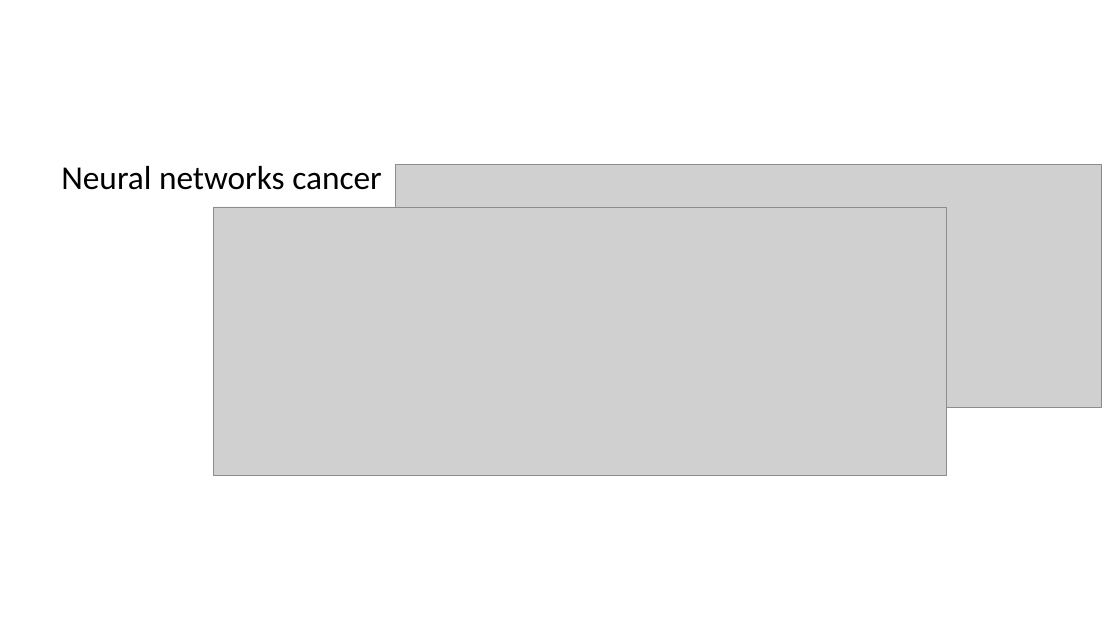
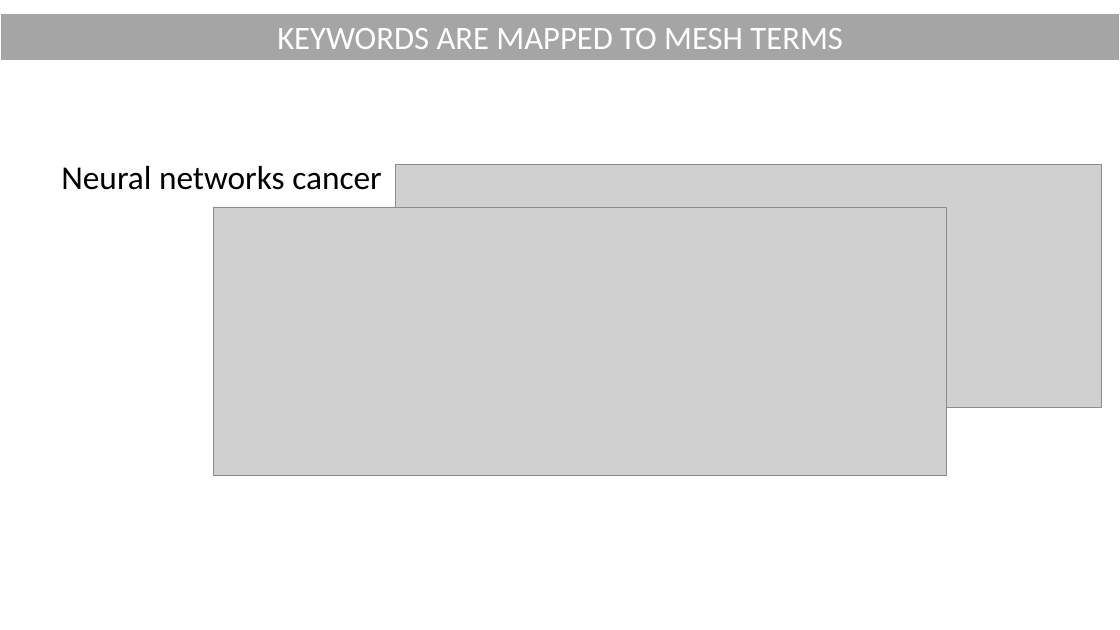
Before and after one commit to ggonzalezp/pubmedkg_recommender, a slide deck: slide 3 of presentation_pubmedkg.pptx. Drawn at 1120x630 pixels with LibreOffice and Linux fonts; fonts in the diff are those of the drawing; grey boxes stand for pictures. Boxes give left, top, right and bottom in pixels: in the first picture for what was removed or moved away, otherwise in the second. Text is boxed around its words. In the diff, an @@ line names an element or a change of style, - is before the commit and + after.

```diff
--- a/presentation_pubmedkg.pptx
+++ b/presentation_pubmedkg.pptx
@@ rectangle added at (x1=0, y1=13, x2=1120, y2=60), fill #A5A5A5, outline #FFFFFF 1.5 pt, 28 pt, text #FFFFFF @@
+KEYWORDS ARE MAPPED TO MESH TERMS
```
Also in this commit, not shown: 1 other slide changed, 9 slides added, 6 slides removed, 3 other files.
